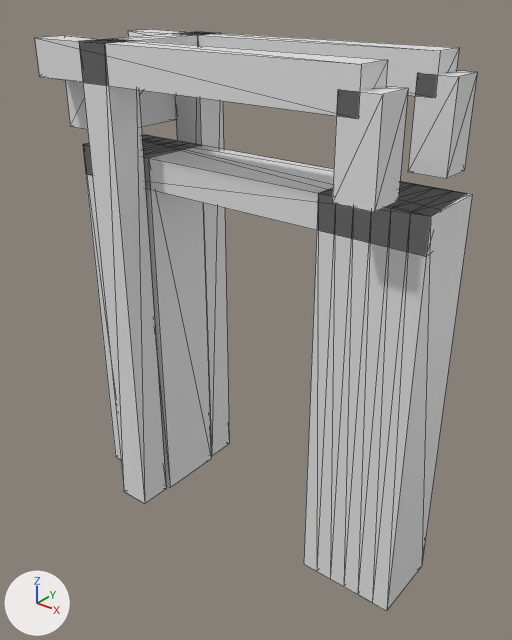
Before and after pictures for a commit that changed the glTF model models/noordeloos/noordeloos-brug-395fb72c/noordeloos-brug-395fb72c.glb.
The view is the same before and after, from a 50 mm camera at (10.49, -12.97, 4.25) aimed at (0.12, -0.01, -3.79). Arrows for +X, +Y and +Z are at lower left; the lights stay in place. The older version comes first. Mesh edges are drawn as thin lines.

Objects in the first picture: 'building:balans', 'building:balans 2', 'building:contragewicht', 'building:hamei', 'building:hamei 2', 'building:hangstang', 'building:hangstang 2', 'building:portaal', 'road:dek', 'road:landhoofd (aangenomen)', 'road:landhoofd (aangenomen) 2'.
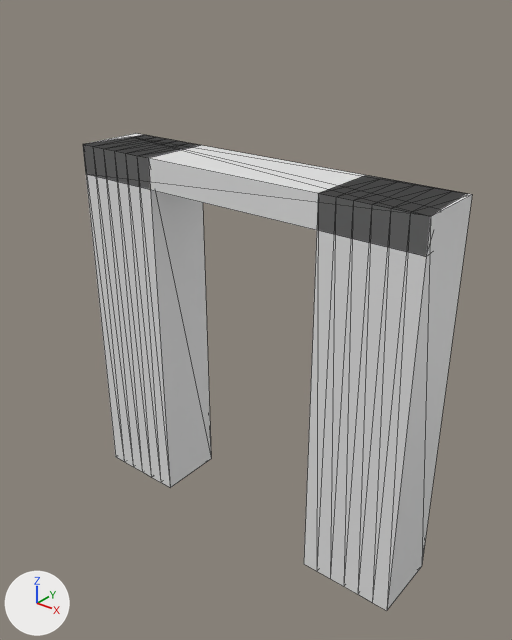
Changed parts and their boxes [x1, y1, x2, y2] in the pictures (512 x 640 px):
'building:hamei 2', deleted: before [79, 40, 166, 504]
'building:balans 2', deleted: before [35, 36, 388, 118]
'building:hangstang 2', deleted: before [332, 86, 408, 212]
'building:hamei', deleted: before [175, 32, 229, 456]
'building:balans', deleted: before [128, 29, 459, 98]
'building:hangstang', deleted: before [408, 71, 477, 179]
'building:contragewicht', deleted: before [65, 80, 176, 129]
'building:portaal', deleted: before [100, 33, 207, 45]

What the commit changed:
Object 'building:hamei' (ob_building_hamei) is deleted.
Object 'building:hamei 2' (ob_building_hamei_2) is deleted.
Object 'building:portaal' (ob_building_portaal) is deleted.
Object 'building:balans' (ob_building_balans) is deleted.
Object 'building:hangstang' (ob_building_hangstang) is deleted.
Object 'building:balans 2' (ob_building_balans_2) is deleted.
Object 'building:hangstang 2' (ob_building_hangstang_2) is deleted.
Object 'building:contragewicht' (ob_building_contragewicht) is deleted.
